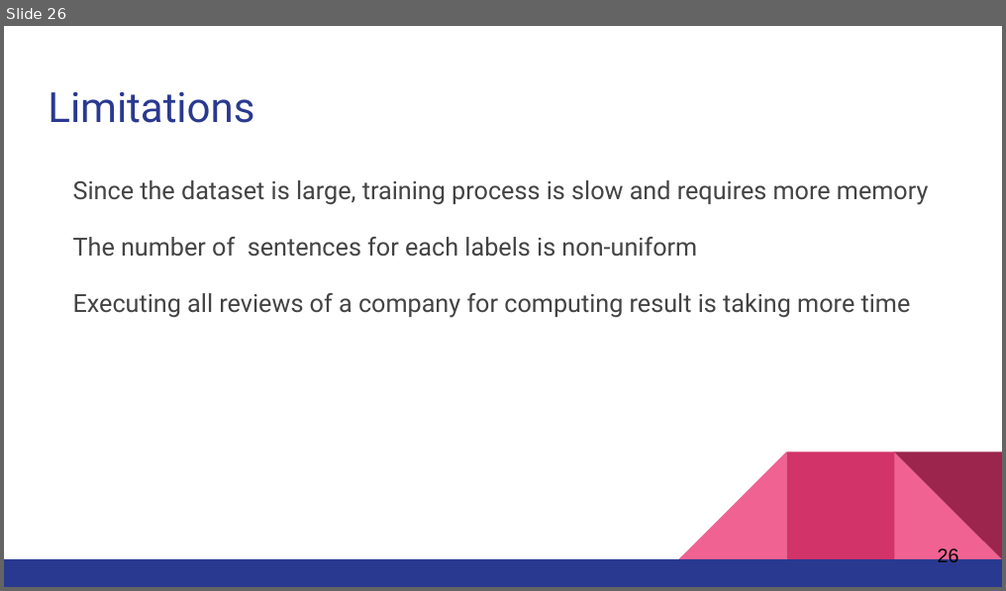
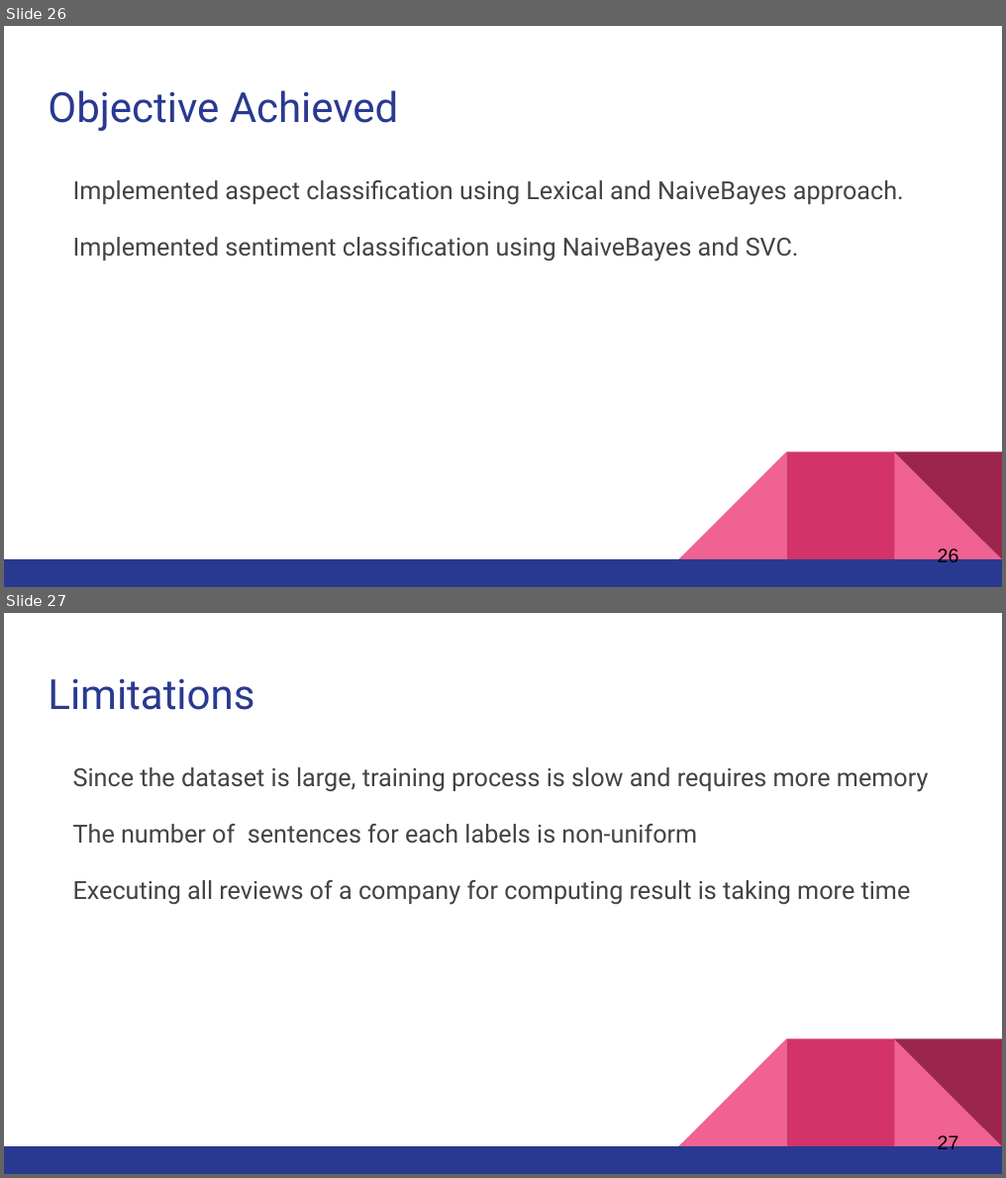
Before and after one commit to pranavshenoy/job_analysis, a slide deck: Presentation/final_presentation.pptx. Shown one above the other, each under a label of ours: slide 26 before the commit, slides 26 and 27 after it. The pictures are 1006x591 and 1006x1178 pixels, drawn with LibreOffice and Linux fonts; fonts in the diff are those of the drawing. Boxes give left, top, right and bottom in pixels: in the first picture for what was removed or moved away, otherwise in the second. Text is boxed around its words. In the diff, an @@ line names an element or a change of style, - is before the commit and + after.

```diff
--- a/Presentation/final_presentation.pptx
+++ b/Presentation/final_presentation.pptx
@@ slide 26 added at bbox=[4, 26, 1002, 587], background #FFFFFF; not listed: 5 template elements that a slide beside it also shows @@
@@ title added at bbox=[48, 90, 399, 131], 30 pt, text #2A3990 @@
+Objective Achieved
@@ text added at bbox=[73, 180, 904, 262], 18 pt, text #434343 @@
+Implemented aspect classification using Lexical and NaiveBayes approach.
+Implemented sentiment classification using NaiveBayes and SVC.
@@ page number added at bbox=[938, 547, 959, 567], 14 pt, text #000000 @@
+26
@@ what was slide 26 is now slide 27 @@
@@ page number at bbox=[938, 1134, 959, 1154]: text changed @@
-26
+27
```
Also in this commit, not shown: 2 slides changed, 59 other files.
